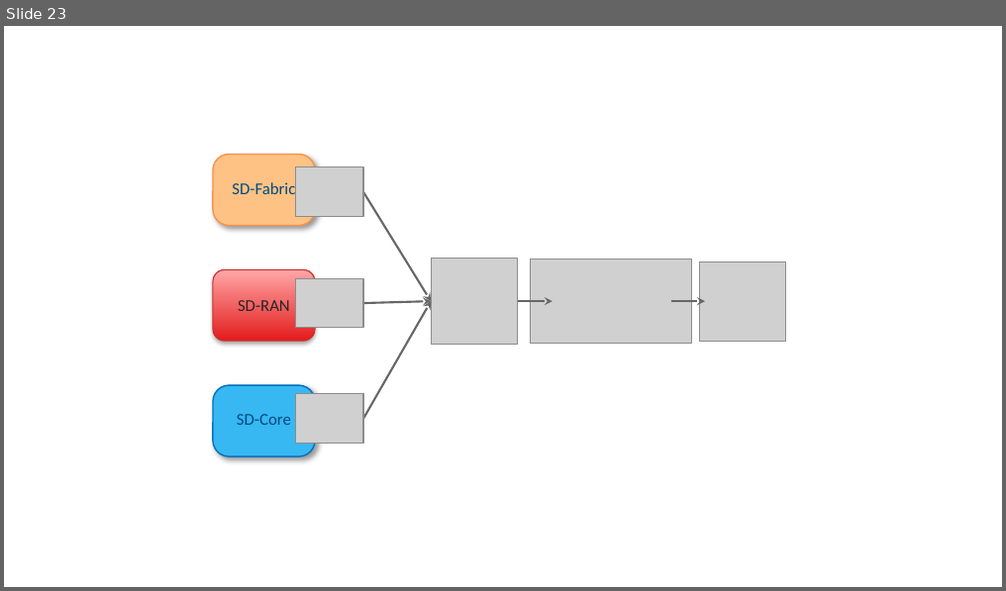
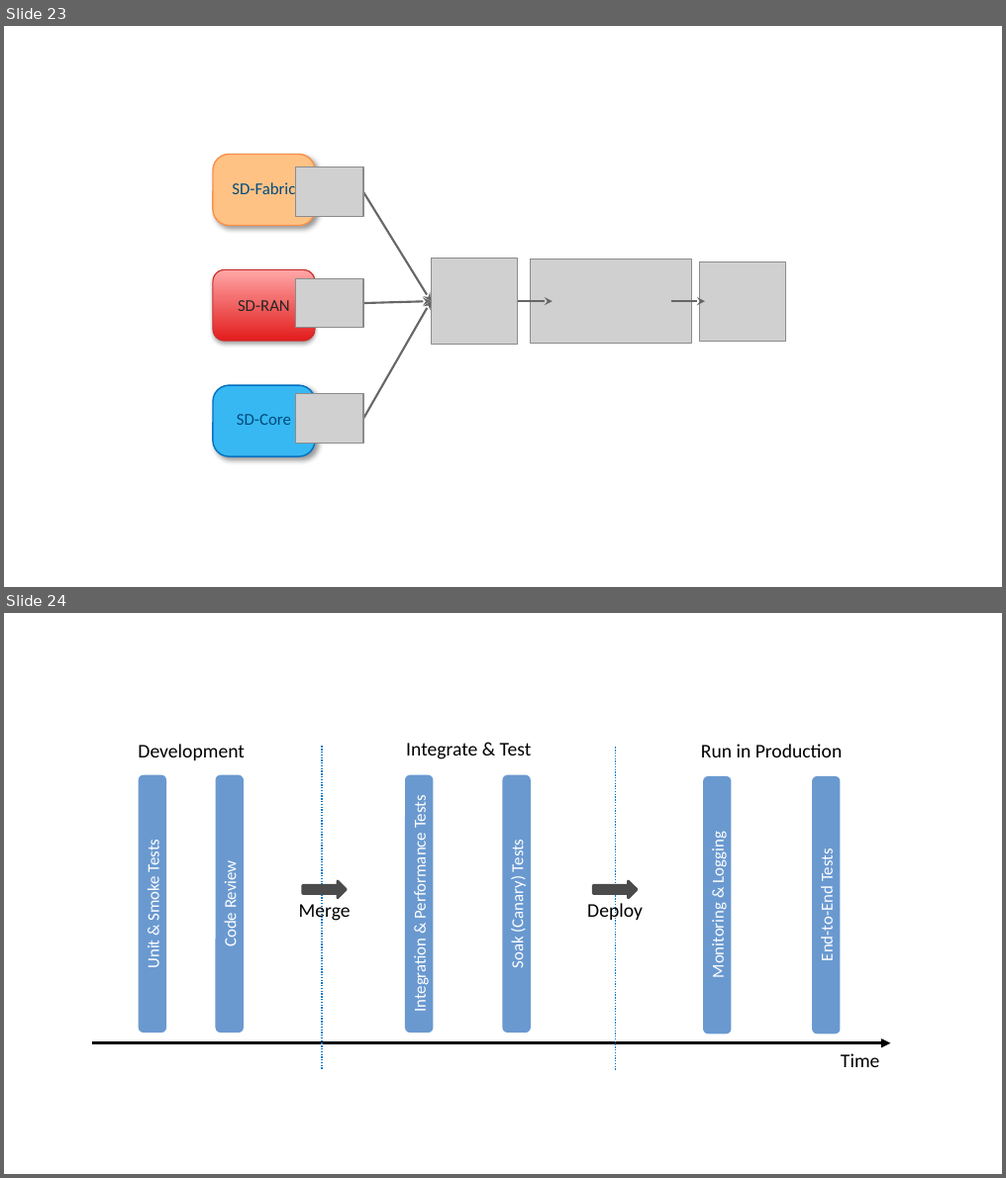
Before and after one commit to SystemsApproach/ops, a slide deck: figures.pptx. Shown one above the other, each under a label of ours: slide 23 before the commit, slides 23 and 24 after it. The pictures are 1006x591 and 1006x1178 pixels, drawn with LibreOffice and Linux fonts; fonts in the diff are those of the drawing; grey boxes stand for pictures. Boxes give left, top, right and bottom in pixels: in the first picture for what was removed or moved away, otherwise in the second. Text is boxed around its words. In the diff, an @@ line names an element or a change of style, - is before the commit and + after.

```diff
--- a/figures.pptx
+++ b/figures.pptx
@@ slide 24 added at <box>4,613,1002,1174</box>, background #FFFFFF @@
@@ text added at <box>138,744,244,761</box>, 14 pt, text #000000 @@
+Development
@@ line added from (323, 1069) to (323, 746), #007AC8 1 pt dashed @@
@@ text added at <box>406,743,532,760</box>, 14 pt, text #000000 @@
+Integrate & Test
@@ line added from (616, 1070) to (616, 747), #007AC8 1 pt dashed @@
@@ text added at <box>701,744,842,758</box>, 14 pt, text #000000 @@
+Run in Production
@@ rounded rectangle added at <box>139,775,165,1032</box>, fill #6A99D0, outline #6A99D0 1 pt, 12 pt, text #FFFFFF @@
+Unit & Smoke Tests
@@ rounded rectangle added at <box>216,775,243,1032</box>, fill #6A99D0, outline #6A99D0 1 pt, 12 pt, text #FFFFFF @@
+Code Review
@@ rounded rectangle added at <box>405,775,432,1032</box>, fill #6A99D0, outline #6A99D0 1 pt, 12 pt, text #FFFFFF @@
+Integration & Performance Tests
@@ rounded rectangle added at <box>503,775,530,1032</box>, fill #6A99D0, outline #6A99D0 1 pt, 12 pt, text #FFFFFF @@
+Soak (Canary) Tests
@@ rounded rectangle added at <box>704,776,731,1033</box>, fill #6A99D0, outline #6A99D0 1 pt, 12 pt, text #FFFFFF @@
+Monitoring & Logging
@@ rounded rectangle added at <box>812,776,840,1033</box>, fill #6A99D0, outline #6A99D0 1 pt, 12 pt, text #FFFFFF @@
+End-to-End Tests
@@ text added at <box>299,903,350,923</box>, 14 pt, text #000000 @@
+Merge
@@ right arrow added at <box>303,881,347,898</box>, fill #4B4B4B, outline #4B4B4B 2 pt @@
@@ text added at <box>587,901,643,922</box>, 14 pt, text #000000 @@
+Deploy
@@ right arrow added at <box>594,881,637,898</box>, fill #4B4B4B, outline #4B4B4B 2 pt @@
@@ arrow added from (92, 1043) to (890, 1043), #000000 2.25 pt @@
@@ text added at <box>841,1054,879,1067</box>, 14 pt, text #000000 @@
+Time
```
Also in this commit, not shown: 3 other files.
